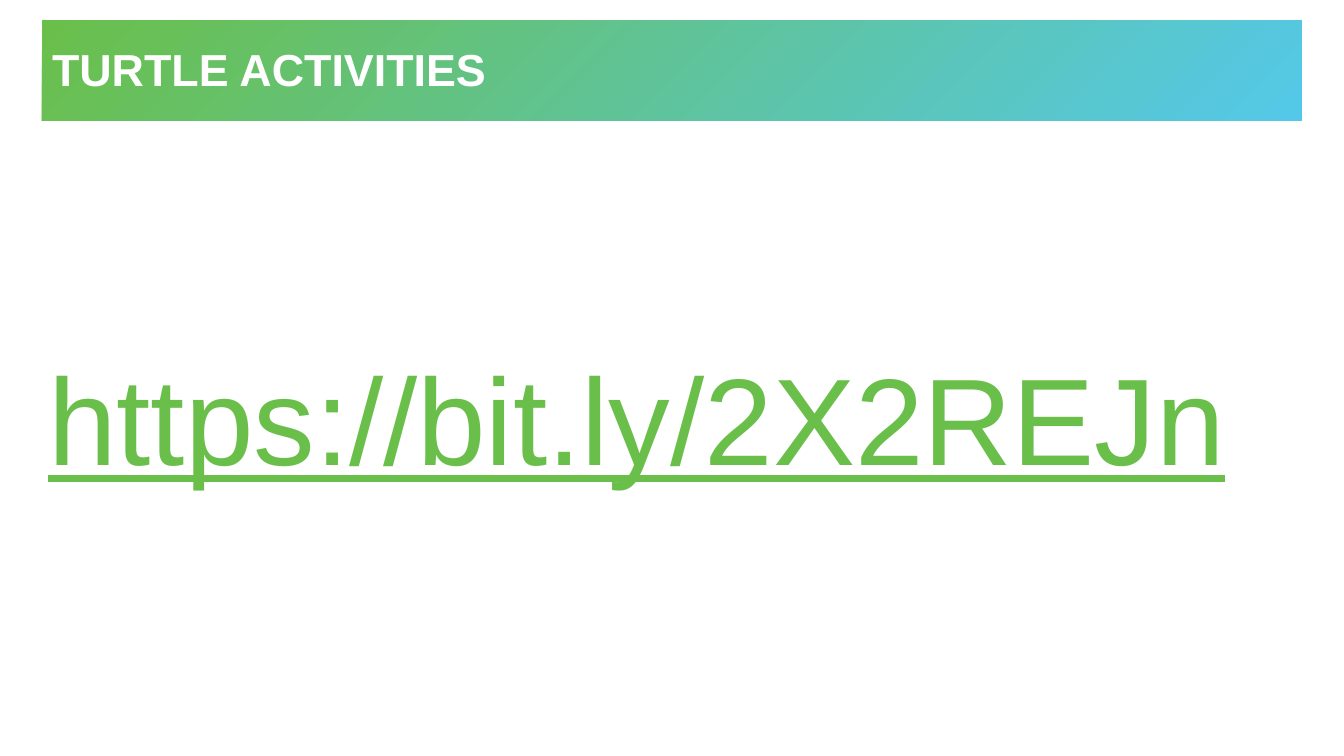
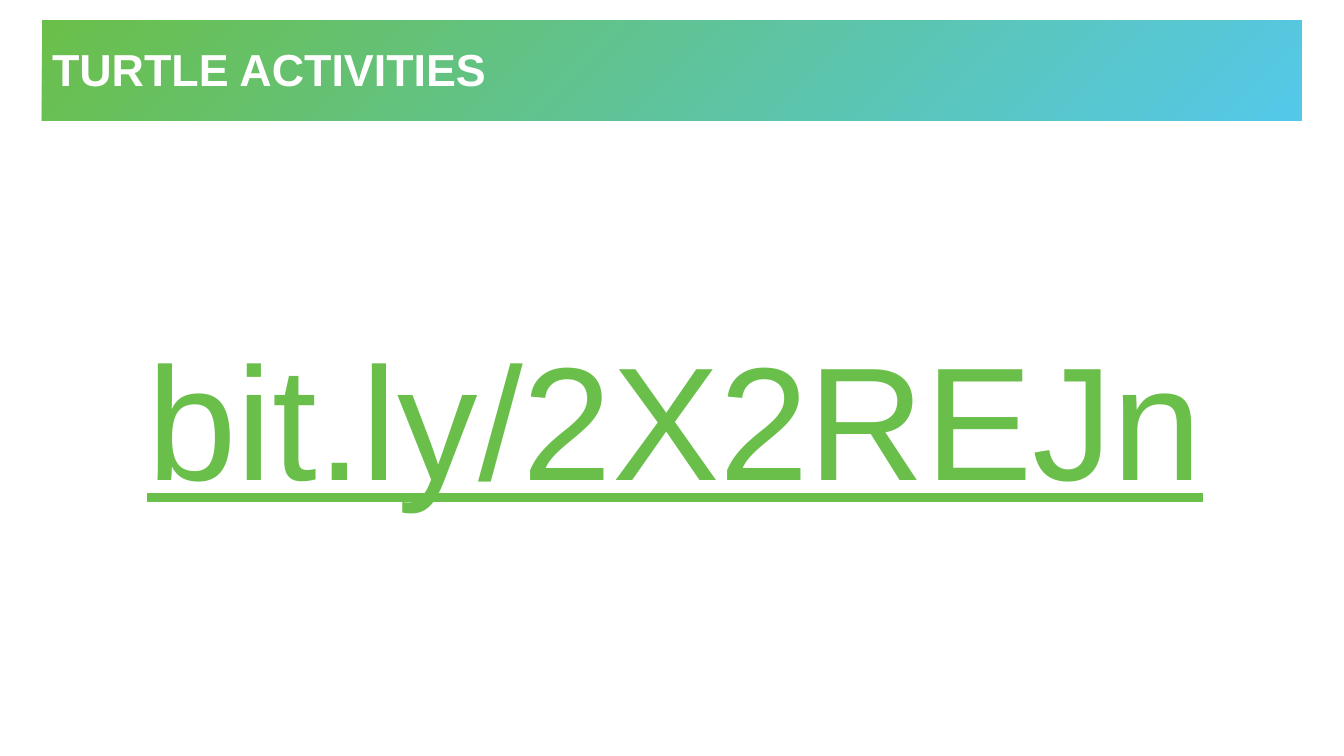
Before and after one commit to hylandtechoutreach/python-camp, a slide deck: slide 27 of ProgrammingWithPython.pptx. Drawn at 1344x756 pixels with LibreOffice and Linux fonts; fonts in the diff are those of the drawing. Boxes give left, top, right and bottom in pixels: in the first picture for what was removed or moved away, otherwise in the second. Text is boxed around its words. In the diff, an @@ line names an element or a change of style, - is before the commit and + after.

```diff
--- a/ProgrammingWithPython.pptx
+++ b/ProgrammingWithPython.pptx
@@ text at [147, 363, 1202, 508]: text changed; size 88 to 115 pt @@
-https://bit.ly/2X2REJn
+bit.ly/2X2REJn
```
Also in this commit, not shown: 2 other slides changed.
